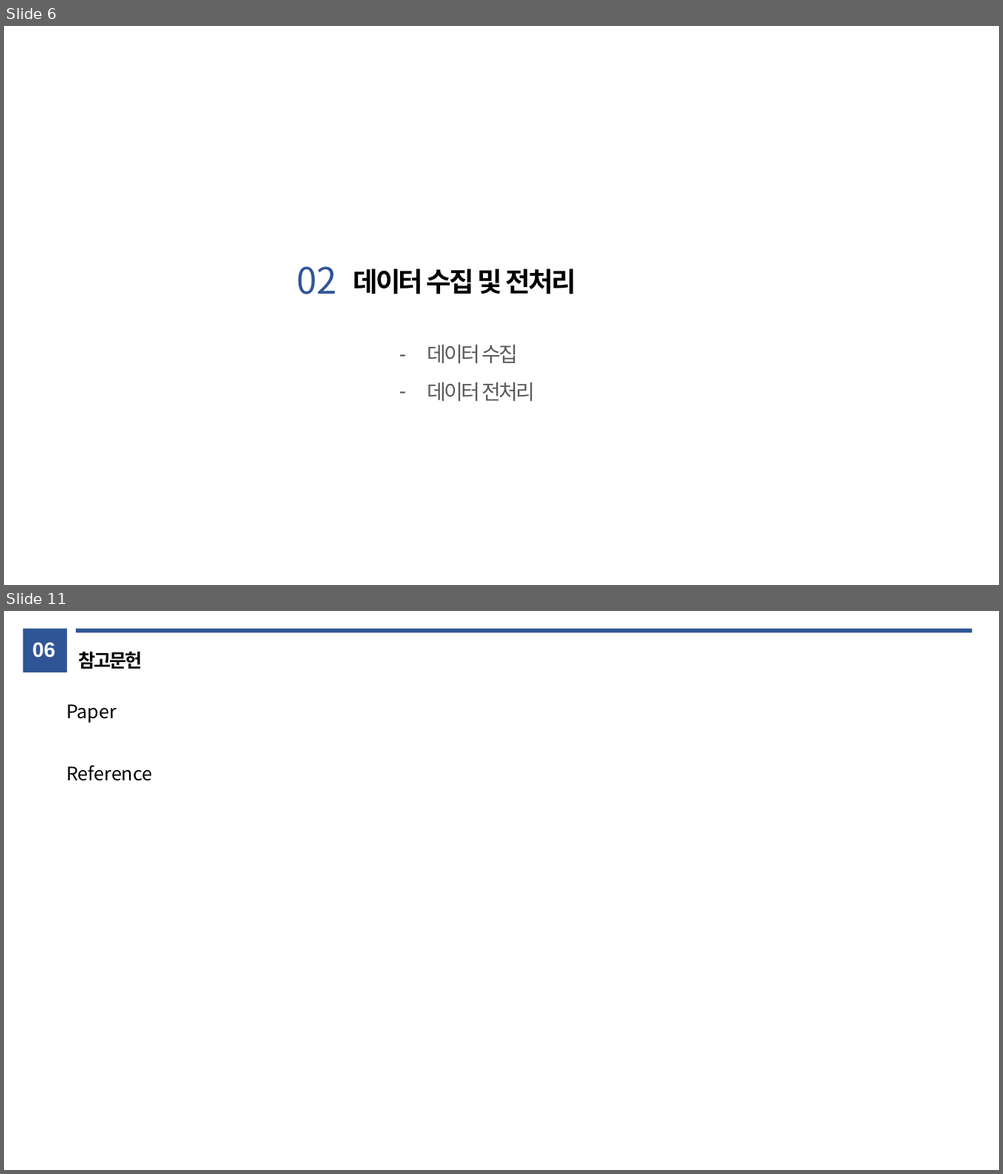
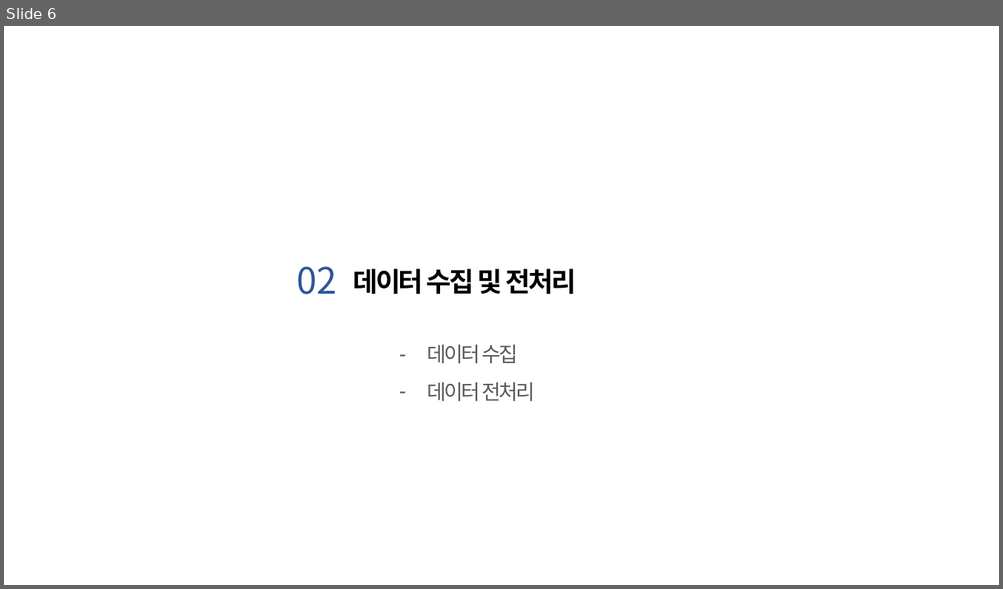
Before and after one commit to JYPark312/electronic_manufacture_2021, a slide deck: presentation.pptx. Shown one above the other, each under a label of ours: slides 6 and 11 before the commit, slide 6 after it; the slides between them are not shown. The pictures are 1003x1174 and 1003x589 pixels, drawn with LibreOffice and Linux fonts; fonts in the diff are those of the drawing. Boxes give left, top, right and bottom in pixels: in the first picture for what was removed or moved away, otherwise in the second. Text is boxed around its words. In the diff, an @@ line names an element or a change of style, - is before the commit and + after.

```diff
--- a/presentation.pptx
+++ b/presentation.pptx
@@ slide 11 removed at (4, 611, 999, 1170), background #FFFFFF @@
@@ rectangle removed at (22, 629, 67, 673) @@
@@ rectangle removed at (76, 629, 972, 633) @@
@@ text removed at (32, 642, 55, 658) @@
-06
@@ text removed at (78, 651, 142, 669) @@
-참고문헌
@@ text removed at (66, 704, 153, 781) @@
-Paper
-Reference
```
Also in this commit, not shown: 6 slides changed, 8 slides added, 1 other slide removed.
